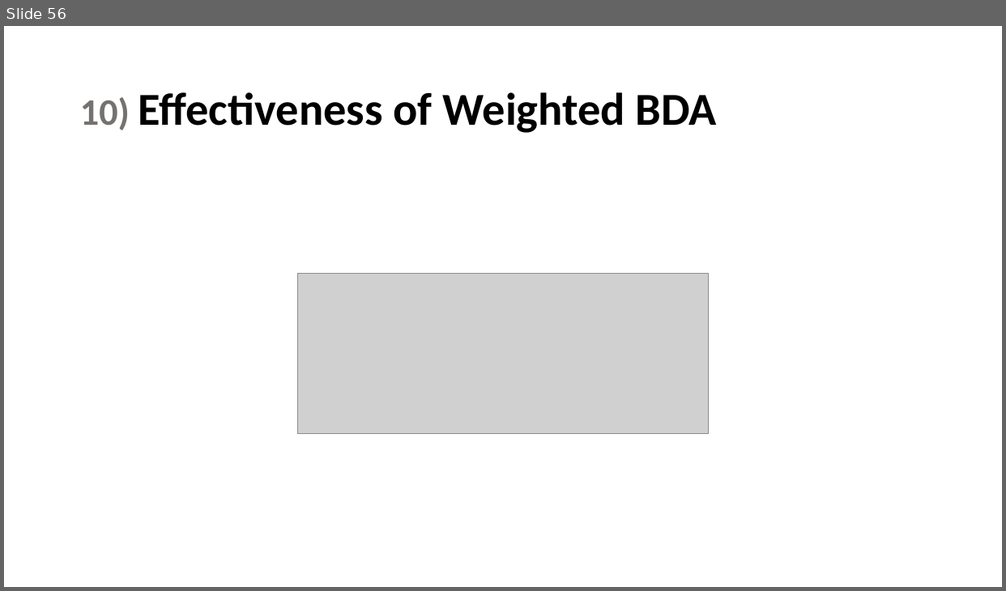
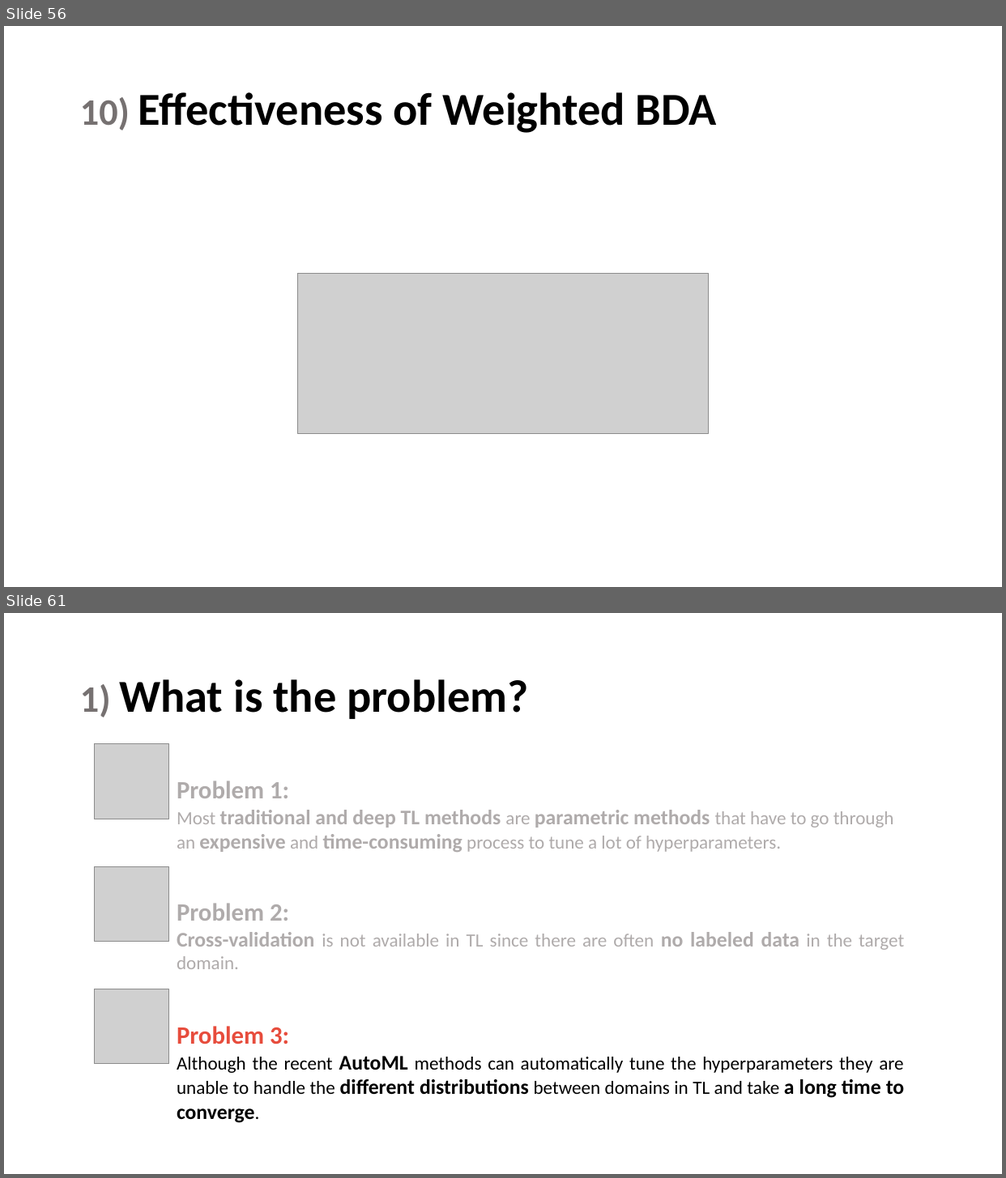
Before and after one commit to maryamhashemi/Transfer-Learning, a slide deck: phase3/Presentation/present.pptx. Shown one above the other, each under a label of ours: slide 56 before the commit, slides 56 and 61 after it; the slides between them are not shown. The pictures are 1006x591 and 1006x1178 pixels, drawn with LibreOffice and Linux fonts; fonts in the diff are those of the drawing; grey boxes stand for pictures. Boxes give left, top, right and bottom in pixels: in the first picture for what was removed or moved away, otherwise in the second. Text is boxed around its words. In the diff, an @@ line names an element or a change of style, - is before the commit and + after.

Commit message:
update

```diff
--- a/phase3/Presentation/present.pptx
+++ b/phase3/Presentation/present.pptx
@@ slide 61 added at bbox=[4, 613, 1002, 1174], background #FFFFFF @@
@@ title added at bbox=[80, 679, 528, 719], 44 pt, text #000000, bold @@
+1) What is the problem?
@@ picture added at bbox=[95, 744, 169, 819] @@
@@ text added at bbox=[177, 781, 894, 852], 20 pt, text #AFABAB, bold @@
+Problem 1:
+Most traditional and deep TL methods are parametric methods that have to go through an expensive and time-consuming process to tune a lot of hyperparameters.
@@ picture added at bbox=[95, 867, 169, 942] @@
@@ text added at bbox=[177, 903, 904, 969], 18 pt, text #AFABAB @@
+Problem 2:
+Cross-validation is not available in TL since there are often no labeled data in the target domain.
@@ picture added at bbox=[95, 990, 169, 1064] @@
@@ text added at bbox=[177, 1026, 904, 1123], 18 pt, text #000000 @@
+Problem 3:
+Although the recent AutoML methods can automatically tune the hyperparameters they are unable to handle the different distributions between domains in TL and take a long time to converge.
```
Also in this commit, not shown: 31 other slides added.
